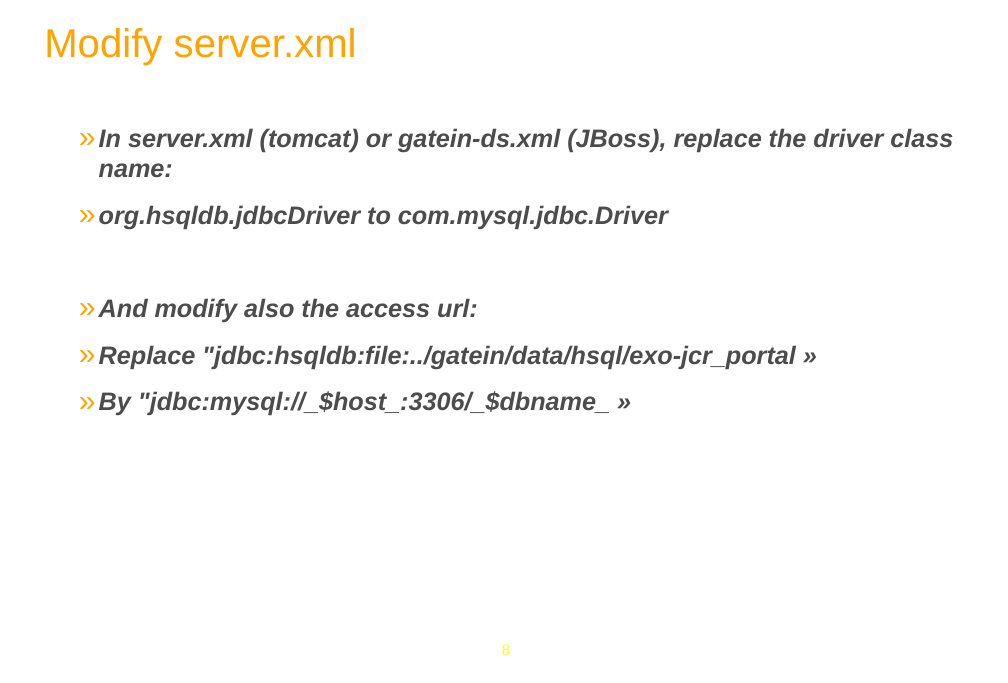
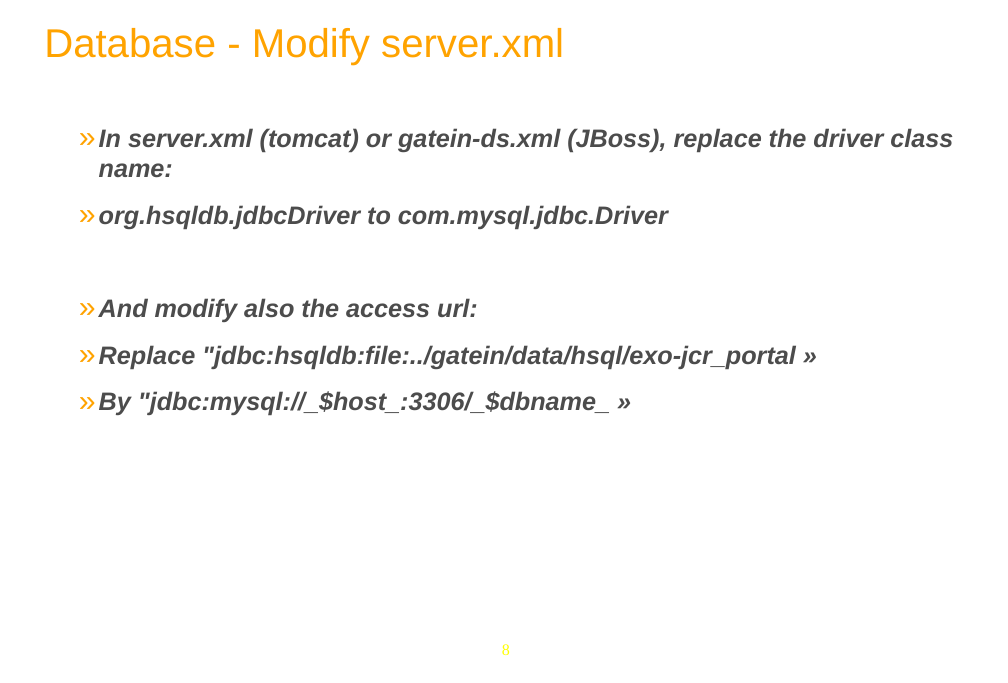
Before and after one commit to anhvurz90/training, a slide deck: slide 8 of exo-sysAdmin/920-Config-XSys-en.pptx. Drawn at 1008x683 pixels with LibreOffice and Linux fonts; fonts in the diff are those of the drawing; background and template pictures are left out. Boxes give left, top, right and bottom in pixels: in the first picture for what was removed or moved away, otherwise in the second. Text is boxed around its words. In the diff, an @@ line names an element or a change of style, - is before the commit and + after.

```diff
--- a/exo-sysAdmin/920-Config-XSys-en.pptx
+++ b/exo-sysAdmin/920-Config-XSys-en.pptx
@@ title at [44, 28, 564, 65]: text changed @@
-Modify server.xml
+Database - Modify server.xml
```
Also in this commit, not shown: 3 other slides changed, 4 other files.
